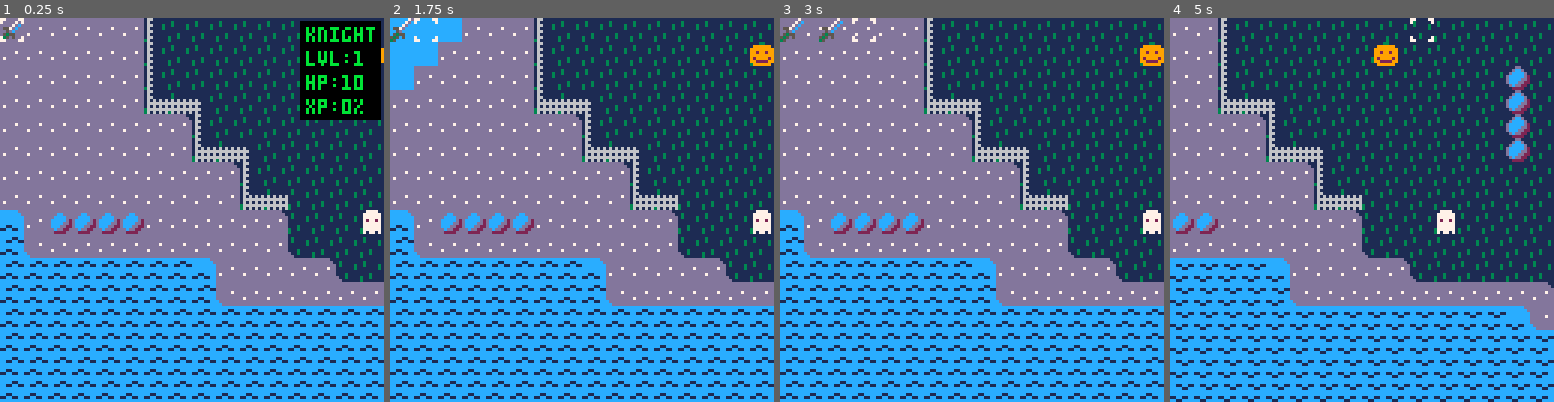
Above: before the commit, frames 1-4 (left to right).
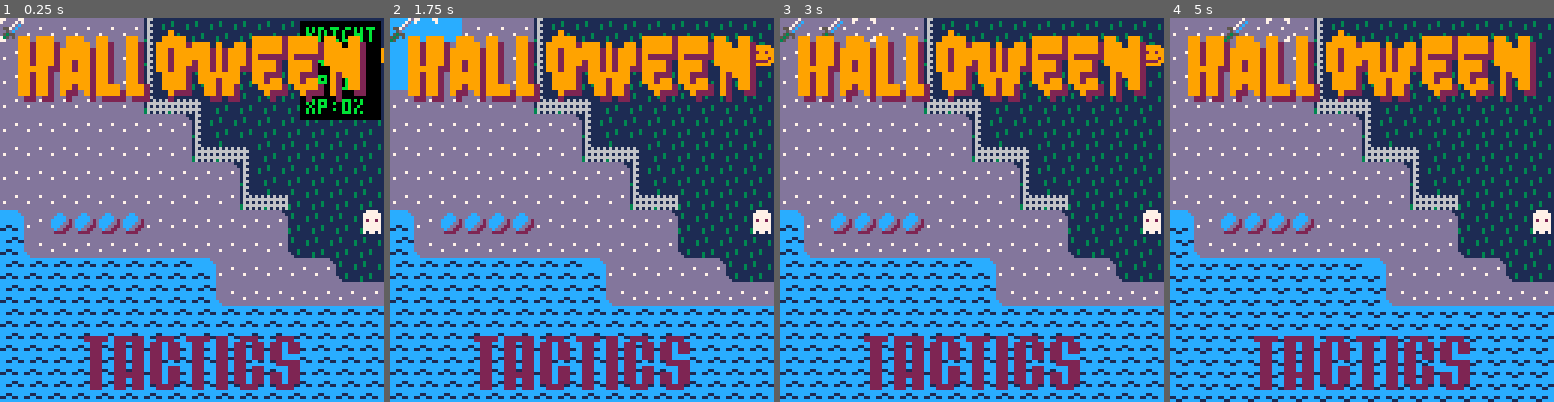
Above: after the commit, the same moments.

Repository: cstephen/PICO-8-Tactics
Game: PICO-8 cartridge tactics.p8
The game is run twice, just before and just after one commit, with the same random seed, the same clock (stepped at 60 frames per second) and the same inputs.
Inputs:
- Up to frame 1 (0.25 s): no input
- Up to frame 2 (1.75 s): tap X (X key) at 0.33, 1.07 s; tap O (Z key) at 0.7, 1.7 s; hold Right from 1.6 s (still down)
- Up to frame 3 (3 s): tap X (X key) at 1.85, 2.97 s; release Right at 2.1 s; tap O (Z key) at 2.1, 2.5, 2.9 s; hold Up 2.15-2.42 s; hold Right from 2.47 s (still down)
- Up to frame 4 (5 s): release Right at 3.03 s; hold Left 3.08-3.58 s; tap O (Z key) every 0.4 s from 3.3 to 4.9 s; hold Down 3.63-3.97 s; hold Right 4.02-4.68 s; tap X (X key) at 4.08 s; hold Up from 4.73 s (still down)

The runs differ from the first frame. In frame 1, 17% of the frame differs, in the area x 4-96%, y 3-97%; in frame 2, 17%; in frame 3, 17%; in frame 4, 38%, in the area x 0-100%, y 0-97%.

Commit message:
Add the beginnings of a title screen.

Diff:
--- a/tactics.p8
+++ b/tactics.p8
@@ -480,6 +480,8 @@
   if g_battleanimation != nil then
     battleanimate()
   end
+
+  sspr(64, 32, 64, 64, 0, 0, 128, 128)
 end
 
 function processterrain()
Not shown, changed: 21 lines of the sprite sheet (__gfx__) section of tactics.p8
